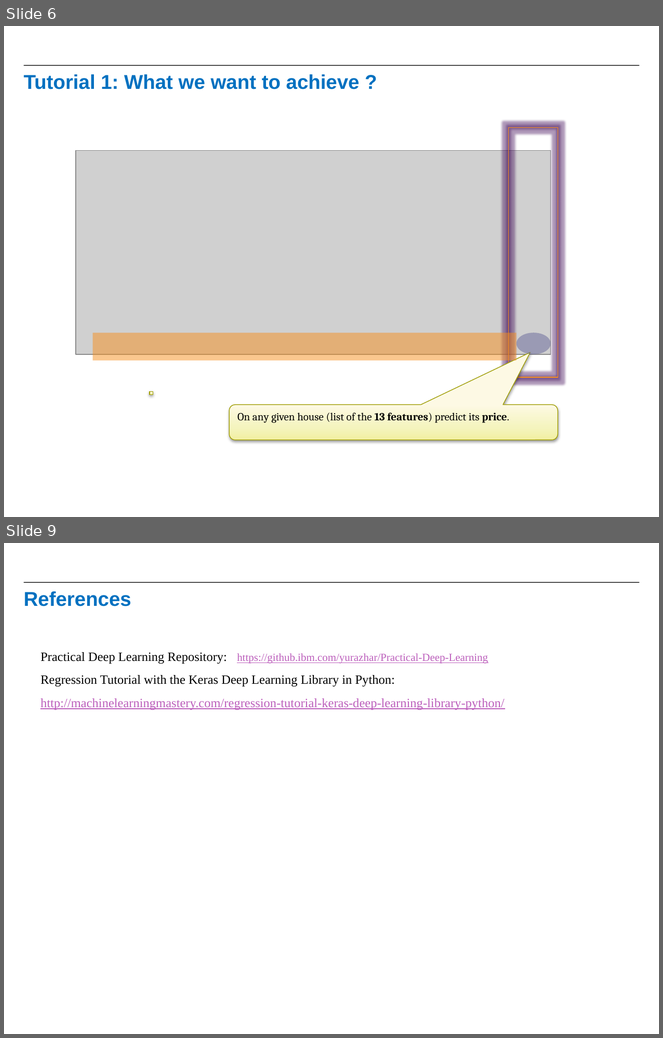
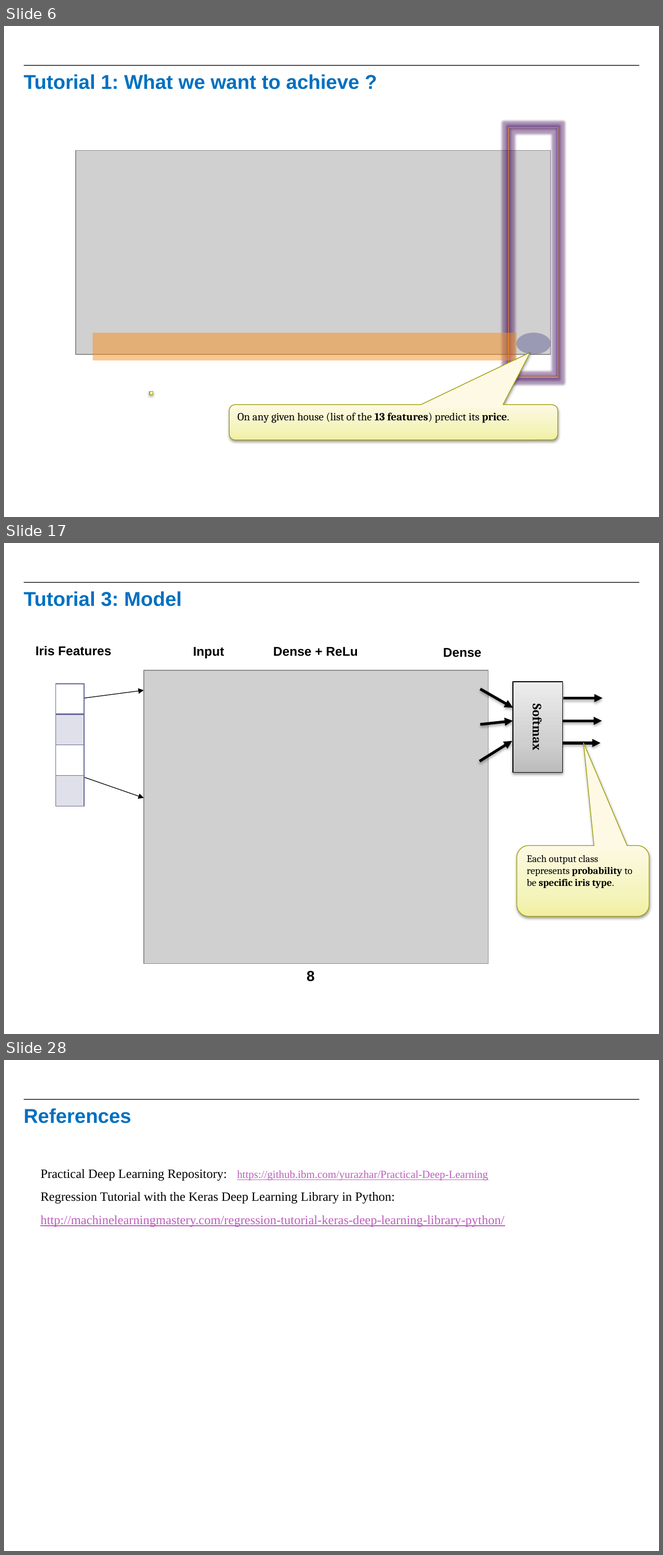
Before and after one commit to raanonr/practicals, a slide deck: PracticalKeras_Tutorials.pptx. Shown one above the other, each under a label of ours: slides 6 and 9 before the commit, slides 6, 17 and 28 after it; the slides between them are not shown. The pictures are 663x1038 and 663x1555 pixels, drawn with LibreOffice and Linux fonts; fonts in the diff are those of the drawing; grey boxes stand for pictures; background and template pictures are left out. Boxes give left, top, right and bottom in pixels: in the first picture for what was removed or moved away, otherwise in the second. Text is boxed around its words. In the diff, an @@ line names an element or a change of style, - is before the commit and + after.

Commit message:
Completed 5 tutorials

```diff
--- a/PracticalKeras_Tutorials.pptx
+++ b/PracticalKeras_Tutorials.pptx
@@ slide 17 added at <box>4,543,659,1034</box>, background #FFFFFF; not listed: 1 template element that a slide beside it also shows @@
@@ title added at <box>24,591,182,606</box>, 22 pt, text #0070C0, bold @@
+Tutorial 3: Model
@@ text added at <box>36,646,111,656</box>, 14 pt, text #000000, bold @@
+Iris Features
@@ text added at <box>193,647,224,658</box>, 14 pt, text #000000, bold @@
+Input
@@ text added at <box>273,647,358,656</box>, 14 pt, text #000000, bold @@
+Dense + ReLu
@@ text added at <box>443,648,482,657</box>, 14 pt, text #000000, bold @@
+Dense
@@ picture added at <box>143,670,488,964</box> @@
@@ rectangle added at <box>513,682,563,772</box>, fill gradient #BDBDBD to #D1D1D1 to #EEEEEE, outline #000000 0.75 pt, 14 pt, text #000000, bold @@
+Softmax
@@ table added at <box>56,684,84,790</box>, 4 rows, 1 columns @@
+
+
+
+
@@ arrow added from (84, 698) to (143, 691), #000000 0.75 pt @@
@@ arrow added from (480, 689) to (513, 708), #000000 3 pt @@
@@ arrow added from (564, 698) to (603, 698), #000000 3 pt @@
@@ arrow added from (480, 724) to (513, 721), #000000 3 pt @@
@@ arrow added from (563, 721) to (602, 721), #000000 3 pt @@
@@ arrow added from (480, 761) to (513, 741), #000000 3 pt @@
@@ arrow added from (561, 743) to (601, 743), #000000 3 pt @@
@@ arrow added from (84, 778) to (143, 798), #000000 0.75 pt @@
@@ rounded speech box added at <box>517,846,649,916</box>, fill gradient #F2F0A2 to #F5F3BF to #FCFBE6, outline #A09E00 0.75 pt, 11 pt, text #000000 @@
+Each output class represents probability to be specific iris type.
@@ text added at <box>307,971,315,982</box>, 16 pt, text #000000, bold @@
+8
@@ what was slide 9 is now slide 28 @@
```
Also in this commit, not shown: 4 slides changed, 18 other slides added.
